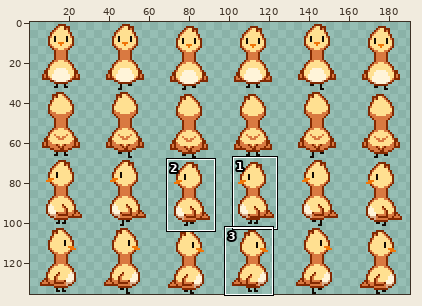
One commit to this sprite sheet: assets/player/longgoon_walk.png. Above: a wide view before the commit, with the close-up outlined.
Close-up. Before the edit:
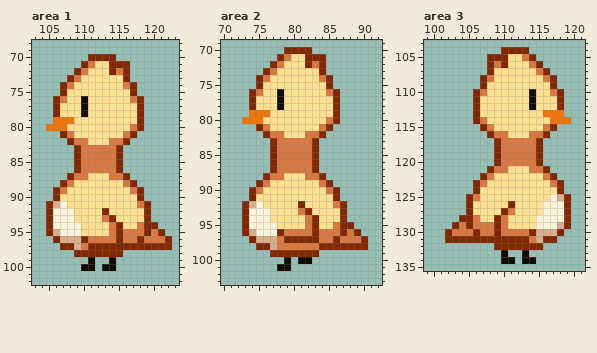
The file is 192x136 pixels. Shown: area 1: x 103..123, y 68..102; area 2: x 70..92, y 69..103; area 3: x 99..121, y 103..135. The wide view leaves out empty margins. The commit also changed other parts of the picture, which this record leaves out.
Now the later version:
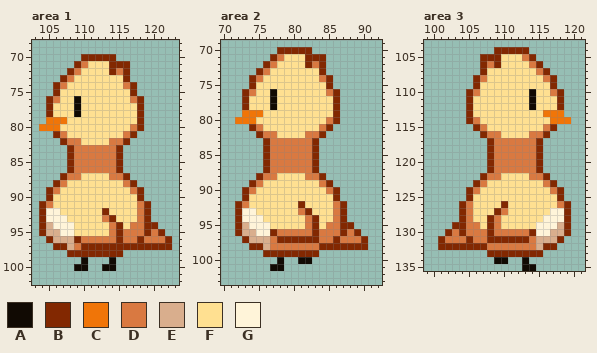
Palette (. is transparent): A #110a03  B #822801  C #f07508  D #d97941  E #d9ae8d  F #ffe091  G #fff4d9
The edit:
Changed rows in their new state; - is an unchanged pixel.
Area 1:
first column x 104:
 70 ------B--------
 71 -----BDF-------
 72 ----BDF--------
 73 ---BDF---------
 74 --BDF----------
 75 --BF-----------
 76 -BDF-AF--------
 77 -BF--AF--------
 78 -BF--AF--------
 79 -C--F----------
 80 C--F-----------
 81 --BDF----------
 82 ---BD-F--------
 83 ----BD---------
 84 ----BD---------
 85 ----BD---------
 86 ----BD---------
 87 ---BD-F--------
 88 --BDF----------
 89 -BDF-----------
 90 -BF------------
 91 BDFF-----------
 92 BG-FF---------D
 93 BG--F---------D
 94 BE---F-------D-
 95 BE---F---------
 96 -BE--BD--------
 97 --B-EDB--------
 98 ----B----------
 99 ------A.-------
100 -----A-.-------
Area 2:
first column x 72:
 70 ------B--------
 71 -----BDF-------
 72 ----BDF--------
 73 ---BDF---------
 74 --BDF----------
 75 --BF-----------
 76 -BDF-AF--------
 77 -BF--AF--------
 78 -BF--AF--------
 79 -C--F----------
 80 C--F-----------
 81 --BDF----------
 82 ---BD-F--------
 83 ----BD---------
 84 ----BD---------
 85 ----BD---------
 86 ----BD---------
 87 ----BD---------
 88 ---BD-F--------
 89 --BDF----------
 90 -BDF-----------
 91 -BF------------
 92 BDFF-----------
 93 BG-FF---------D
 94 BG--F---------D
 95 BE---F-------D-
 96 BE---BD--------
 97 -BE--DB--------
 98 --B-ED---------
 99 ----B----------
100 ------A.-------
101 -----A-.-------
Area 3:
first column x 101:
104 --------B----------
105 ------B--F---------
106 ------BDBF---------
107 ------BF-----------
108 -----BDF-----------
109 -----BF------------
110 ----BDF------------
111 ----BF-------------
112 ----BF-------------
113 ----BF-------------
114 ----BDF------------
115 -----BDF-----------
116 ------BD-F---------
117 -------BD----------
118 -------BD----------
119 -------BD----------
120 -------BD----------
121 ----------DDD-B.---
122 --------D----DDB.--
123 ---------------DB.-
124 ----BD----------D--
125 -----F----------FB.
126 ---BD----BF----FFD-
127 ---BD---BDF----F---
128 ----DF-BDF----F----
129 ---BD-FBDF---------
130 ---B-D-BD-----GG-EB
131 BDDD-DD--------EEB-
132 BBBBBBBDDDDDDDEBB--
133 -------BBBBBBBB----
134 --------A-.--.-----
135 ------------AA-----
